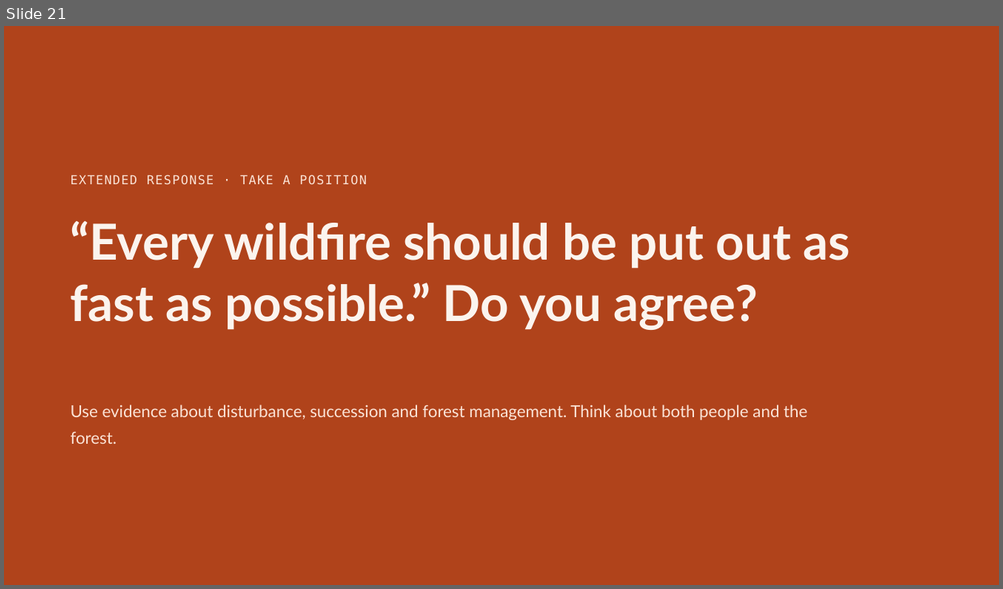
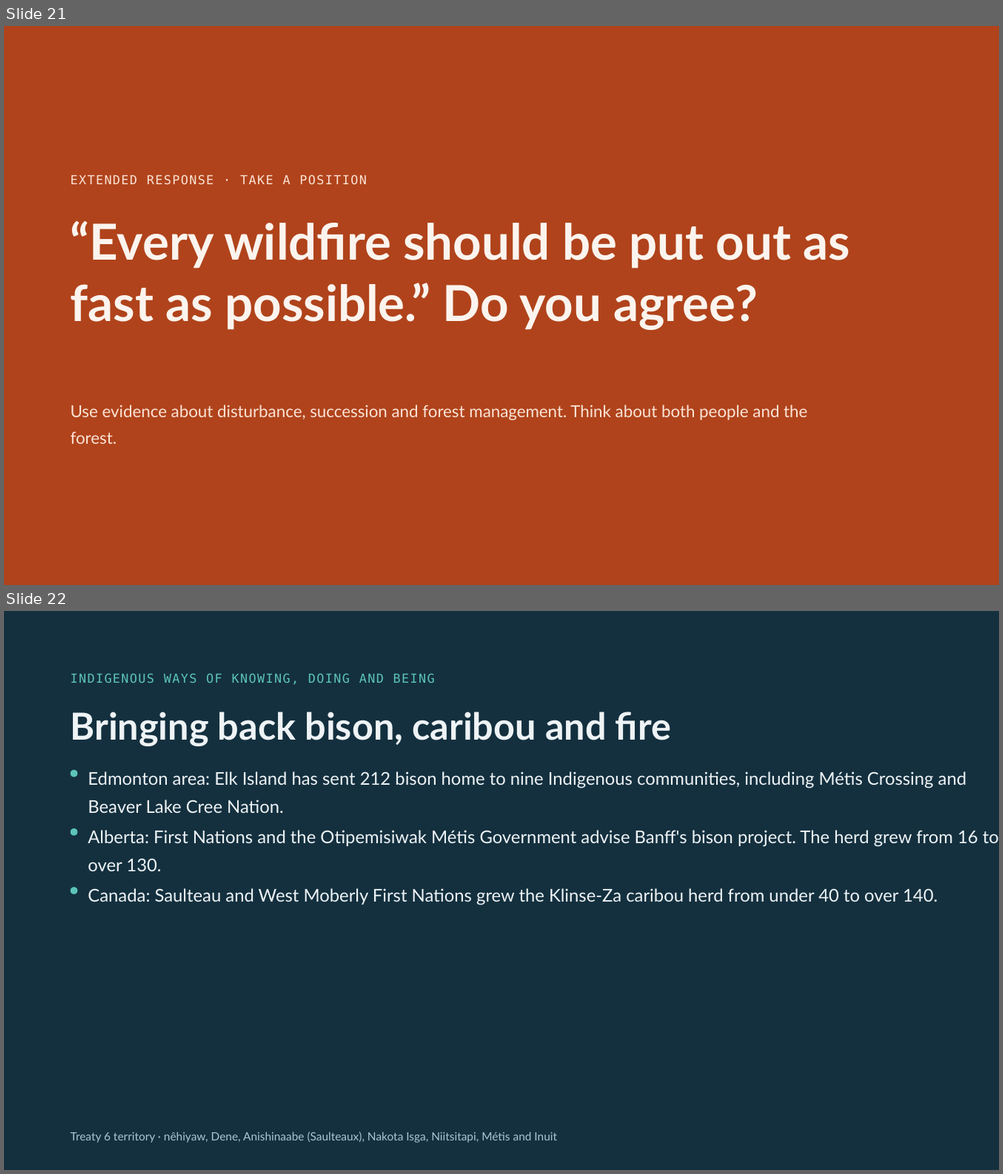
Before and after one commit to cebren/science-labs, a slide deck: science-starter-pack/slides/grade-7/disturbance-and-succession-slides/disturbance-and-succession-slides.pptx. Shown one above the other, each under a label of ours: slide 21 before the commit, slides 21 and 22 after it. The pictures are 1003x589 and 1003x1174 pixels, drawn with LibreOffice and Linux fonts; fonts in the diff are those of the drawing. Boxes give left, top, right and bottom in pixels: in the first picture for what was removed or moved away, otherwise in the second. Text is boxed around its words. In the diff, an @@ line names an element or a change of style, - is before the commit and + after.

```diff
--- a/science-starter-pack/slides/grade-7/disturbance-and-succession-slides/disturbance-and-succession-slides.pptx
+++ b/science-starter-pack/slides/grade-7/disturbance-and-succession-slides/disturbance-and-succession-slides.pptx
@@ slide 22 added at [4,611,999,1170], background #14303F @@
@@ text added at [71,673,435,684], 12 pt, text #5CC4B8 @@
+INDIGENOUS WAYS OF KNOWING, DOING AND BEING
@@ text added at [71,712,671,746], 36 pt, text #EEF3F5, bold @@
+Bringing back bison, caribou and fire
@@ rounded rectangle added at [71,770,78,777], fill #5CC4B8 @@
@@ text added at [88,772,966,813], 17 pt, text #EEF3F5 @@
+Edmonton area: Elk Island has sent 212 bison home to nine Indigenous communities, including Métis Crossing and Beaver Lake Cree Nation.
@@ rounded rectangle added at [71,829,78,836], fill #5CC4B8 @@
@@ text added at [88,830,999,871], 17 pt, text #EEF3F5 @@
+Alberta: First Nations and the Otipemisiwak Métis Government advise Banff's bison project. The herd grew from 16 to over 130.
@@ rounded rectangle added at [71,887,78,894], fill #5CC4B8 @@
@@ text added at [88,889,937,906], 17 pt, text #EEF3F5 @@
+Canada: Saulteau and West Moberly First Nations grew the Klinse-Za caribou herd from under 40 to over 140.
@@ text added at [71,1132,557,1143], 11 pt, text #A9C6D3 @@
+Treaty 6 territory · nêhiyaw, Dene, Anishinaabe (Saulteaux), Nakota Isga, Niitsitapi, Métis and Inuit
```
Also in this commit, not shown: 11 other files.
